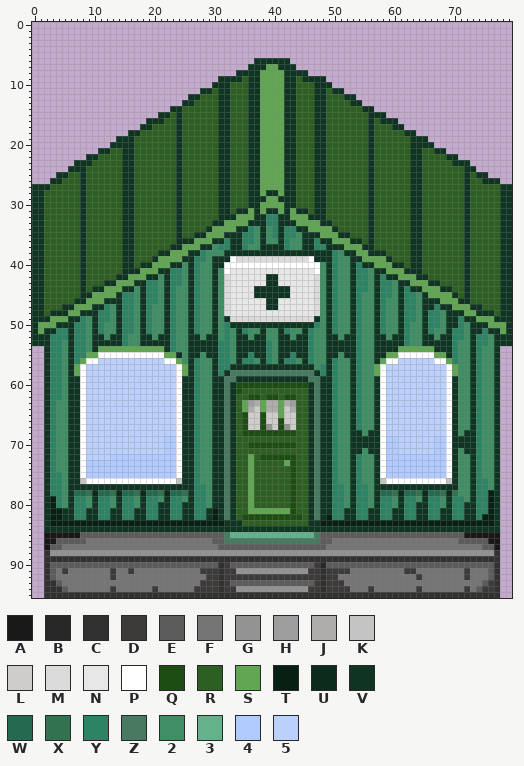
File history of a sprite sheet, Assets/Sprites/Outside/medical.png. The picture above was drawn from the file before the commit.
The file is 80x96 pixels. Colours within 5 levels of each other are drawn and written as one.
Palette (. is transparent): A #181818  B #282828  C #313131  D #3d3a3a  E #5c5c5c  F #757575  G #939393  H #9e9e9e  J #aeadab  K #c4c4c4  L #cecdcb  M #dbdbdb  N #e7e7e7  P #ffffff  Q #1e4d14  R #2d5f22  S #61a652  T #082014  U #0c2b1c  V #0f3522  W #246a50  X #337250  Y #2d8464  Z #487961  2 #3f8e64  3 #64b28b  4 #b1cbff  5 #bbd0fb
Pixels before (only the part around the change), first column x 21:
75 444PVVY22VVZVRRSRRRRRRQRRVZVVY22
76 PPPKVVY22VVZVRRSRRRRRRQRRVZVVY22
77 VVVVVVYY2VVZVRRSRRRRRRQRRVZVVYY2
78 XUWWXVYY2VVZVRRSRRRRRRQRRVZVVYY2
79 2VYY2VYY2VVZVRRSRRRRRRQRRVZVVYY2
80 VVYYVVYY2VVZVRRSRRRRRRQRRVZVVYY2
81 VVYYVVYYVTVZVRRSSSSSSSQRRVZVVYYV
82 VVYYVVYYVTVZVRQQQQQQQQQQRVZVTYYV
83 TTTTTTTTTTTVVVRRRRRRRRRRRVVTTTTT
84 VVVVVVVVVVVVVVVVVVVVVVVVVVVVVVVV
85 EEEEEEEEEEEZ33333333333333ZEEEEE
86 FFFFFFFFFEEZZZZZZZZZZZZZZZZEEFFF
87 FFFFFFFFFFEEEEEEEEEEEEEEEEEEFFFF
88 GGGGGGGGGGGGGGGGGGGGGGGGGGGGGGGG
89 CCCCCCCCCCCCCCCCCCCCCCCCCCCCCCCC
90 EEEEEEEEEECDEEEEEEEEEEEEEEDBEEEE
91 FFFFFFFDDDCDDGGGGGGGGGGGGDDCDDDD
92 FFFFFFFFDDCDDDDDDDDDDDDDDDDCDDFF
93 FFFFFFFDDDCDEEEEEEEEEEEEEEDCDDDF
94 FFFFFFDDDDCDDGGGGGGGGGGGGDDCDDDD
95 CCCCCCCCCCCCCCCCCCCCCCCCCCCCCCCC
Now the later version:
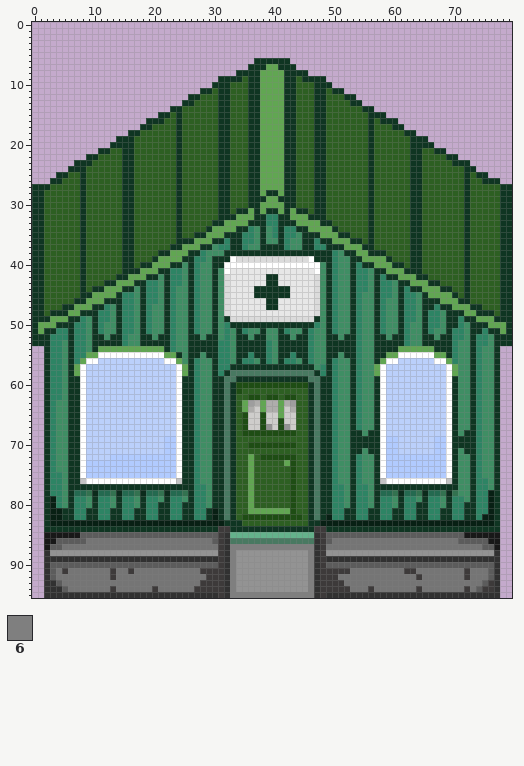
Colours new in this view: 6 #7f7f7f
Diff:
Colour 6 replaces colour C in row 89 at x 33 and 46; in row 95 at x 33 to 46.
Colour 6 replaces colour D in rows 91 to 92 at x 33 and 46; in row 94 at x 33 and 46.
Colour 6 replaces colour E in row 87 at x 33 to 46; in row 90 at x 33 and 46; in row 93 at x 33 and 46.
Colour 6 replaces colour G in row 88 at x 33 and 46.
Colour C replaces colour D in rows 90 to 94 at x 32 and 47.
Colour C replaces colour E in row 87 at x 32 and 47.
Colour C replaces colour G in row 88 at x 32 and 47.
Colour C replaces colour Z in rows 85 to 86 at x 32 and 47.
Colour D replaces colour B in row 90 at x 48.
Colour D replaces colour C in row 89 at x 31 and 48; in row 90 at x 31; in rows 91 to 95 at x 31 and 48.
Colour D replaces colour E in rows 85 to 87 at x 31 and 48.
Colour D replaces colour G in row 88 at x 31 and 48.
Colour D replaces colour V in row 84 at x 31 to 32 and 47 to 48.
Colour G replaces colour C in row 89 at x 34 to 45.
Colour G replaces colour D in row 92 at x 34 to 45.
Colour G replaces colour E in row 90 at x 34 to 45; in row 93 at x 34 to 45.
Changed places in both pictures, as pixel boxes (x1, y1, x2, y2):
changed: (218, 526, 326, 598)
